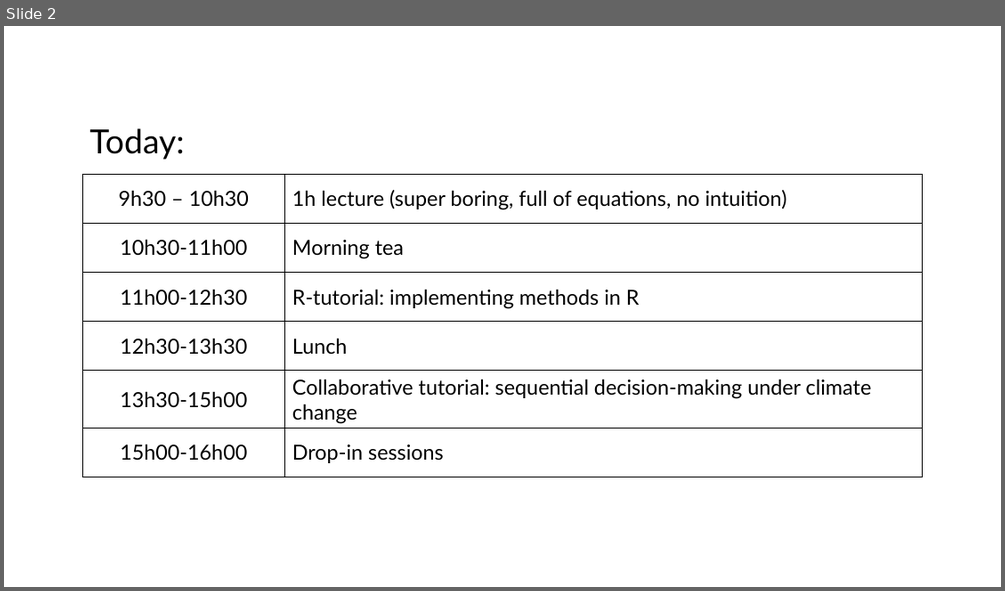
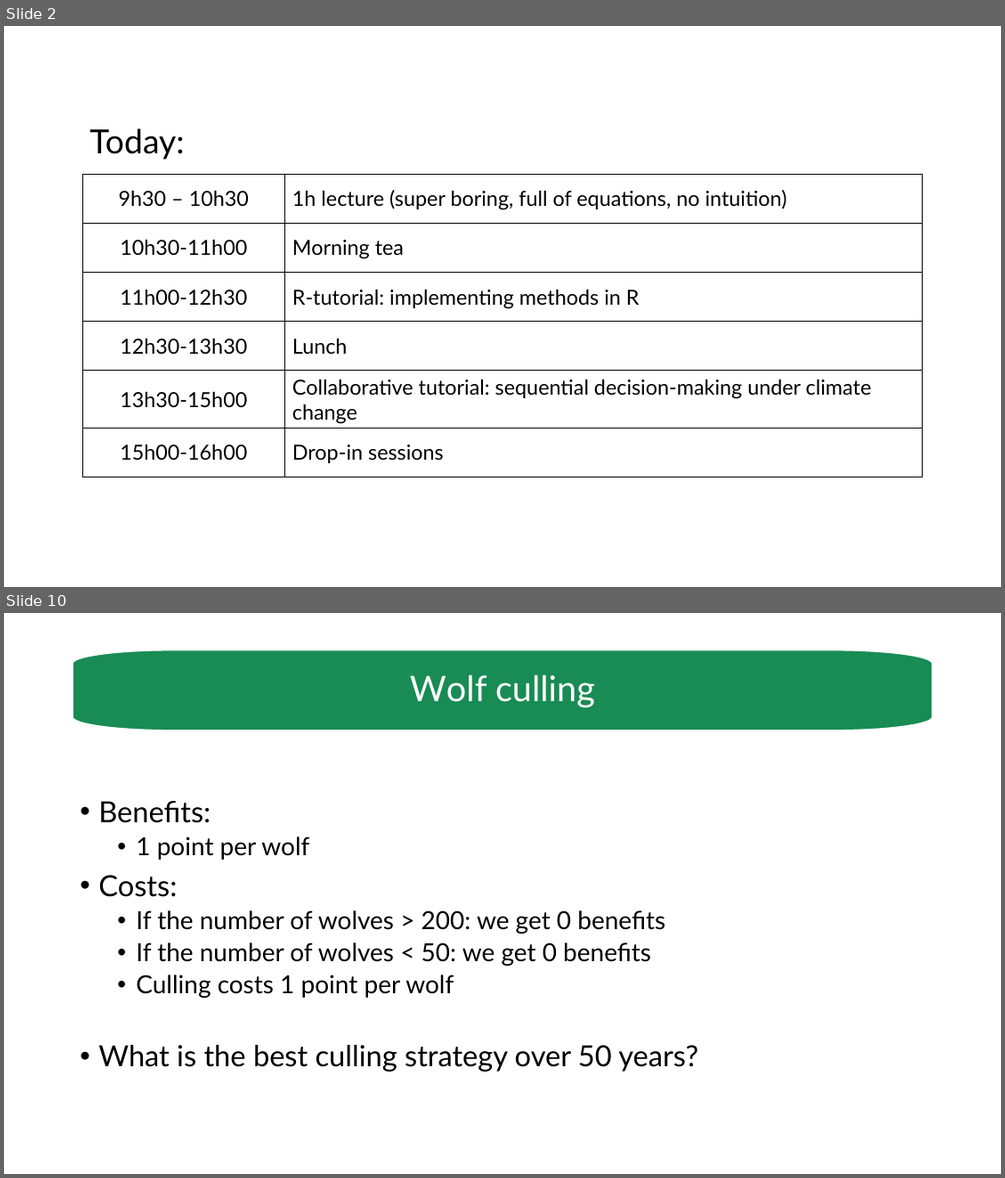
Before and after one commit to luzvpascal/MDPworkshop, a slide deck: slides/workshop-1.pptx. Shown one above the other, each under a label of ours: slide 2 before the commit, slides 2 and 10 after it; the slides between them are not shown. The pictures are 1005x591 and 1005x1178 pixels, drawn with LibreOffice and Linux fonts; fonts in the diff are those of the drawing. Boxes give left, top, right and bottom in pixels: in the first picture for what was removed or moved away, otherwise in the second. Text is boxed around its words. In the diff, an @@ line names an element or a change of style, - is before the commit and + after.

Commit message:
make tutorial for wolf culling

```diff
--- a/slides/workshop-1.pptx
+++ b/slides/workshop-1.pptx
@@ slide 10 added at <box>4,613,1001,1174</box>, background #FFFFFF @@
@@ freeform shape added at <box>73,649,933,730</box>, fill #188C54, outline #FFFFFF 1.5 pt, 34 pt, text #FFFFFF @@
+Wolf culling
@@ rectangle added at <box>164,793,183,803</box>, fill #FFFFFF, outline #FFFFFF 1.5 pt @@
@@ text added at <box>98,801,698,1071</box>, 24 pt, text #000000 @@
+• Benefits:
+  • 1 point per wolf
+• Costs:
+  • If the number of wolves > 200: we get 0 benefits
+  • If the number of wolves < 50: we get 0 benefits
+  • Culling costs 1 point per wolf
+• What is the best culling strategy over 50 years?
```
Also in this commit, not shown: 1 slide changed, 9 other slides added, 2 slides removed, 2 other files.
